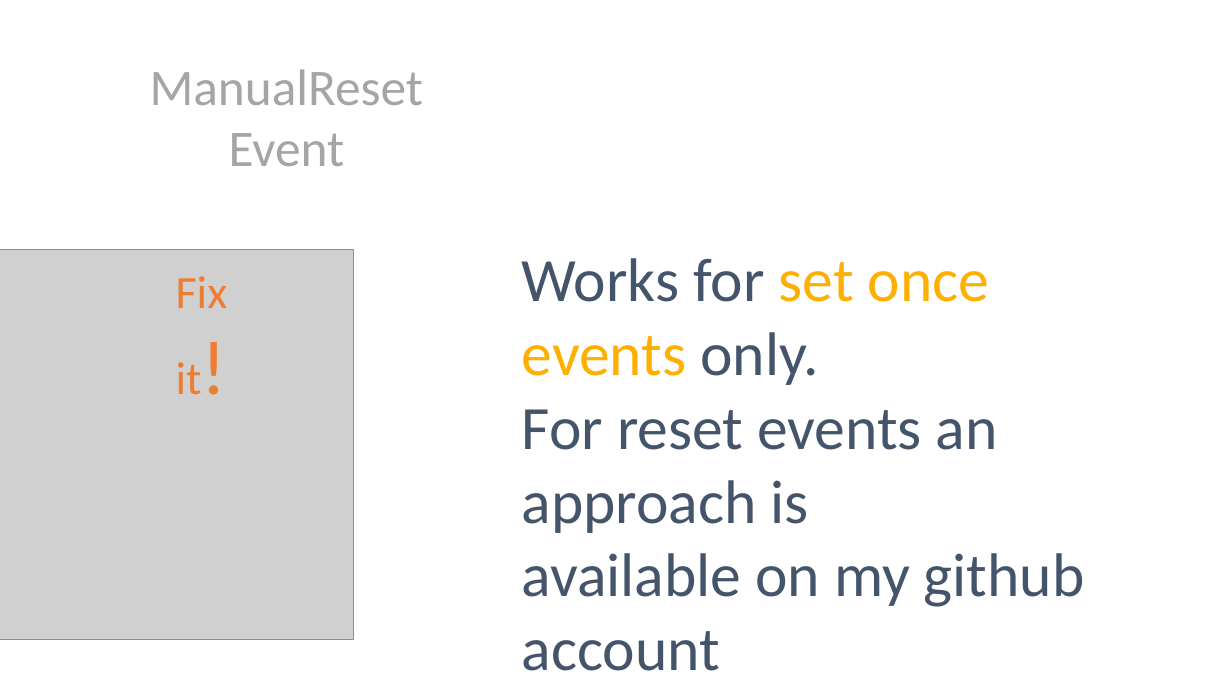
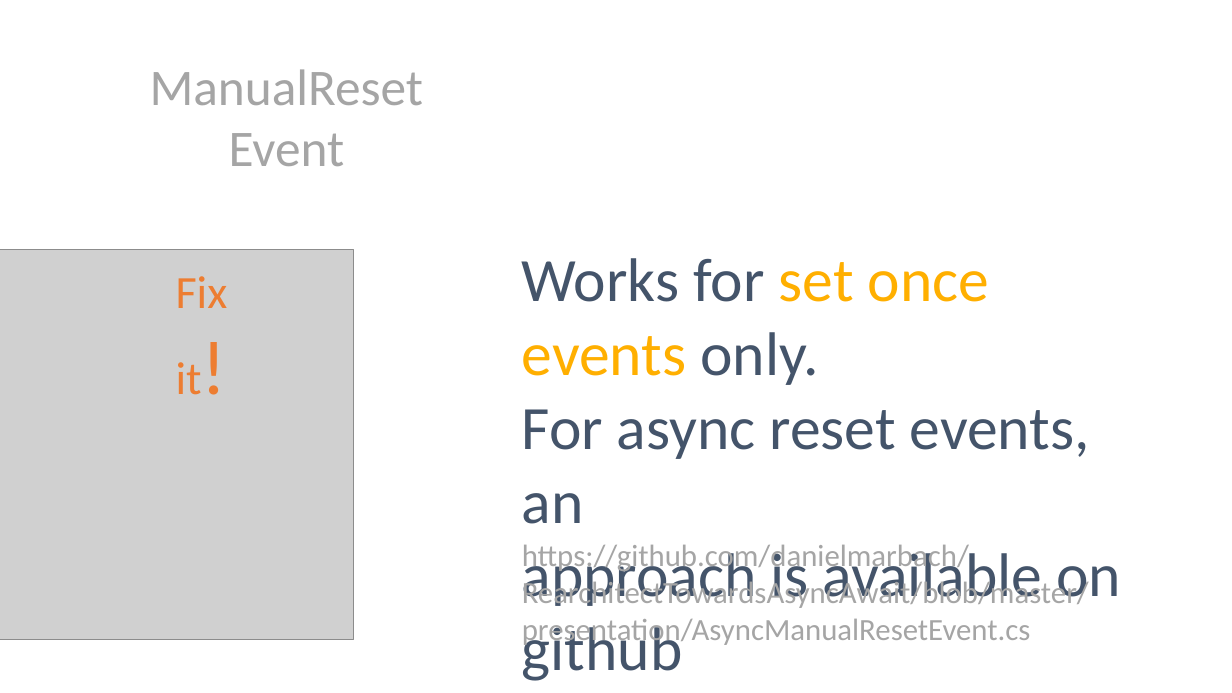
Before and after one commit to danielmarbach/RearchitectTowardsAsyncAwait, a slide deck: slide 55 of presentation.pptx. Drawn at 1232x693 pixels with LibreOffice and Linux fonts; fonts in the diff are those of the drawing; grey boxes stand for pictures. Boxes give left, top, right and bottom in pixels: in the first picture for what was removed or moved away, otherwise in the second. Text is boxed around its words. In the diff, an @@ line names an element or a change of style, - is before the commit and + after.

```diff
--- a/presentation.pptx
+++ b/presentation.pptx
@@ text at (x1=522, y1=409, x2=1121, y2=681): text changed @@
-For reset events an approach is
-available on my github account
+For async reset events, an
+approach is available on github
@@ text added at (x1=522, y1=545, x2=1089, y2=648), 24 pt, text #A5A5A5 @@
+https://github.com/danielmarbach/RearchitectTowardsAsyncAwait/blob/master/presentation/AsyncManualResetEvent.cs
```
Also in this commit, not shown: 1 other slide changed, 1 slide added, 1 other file.
